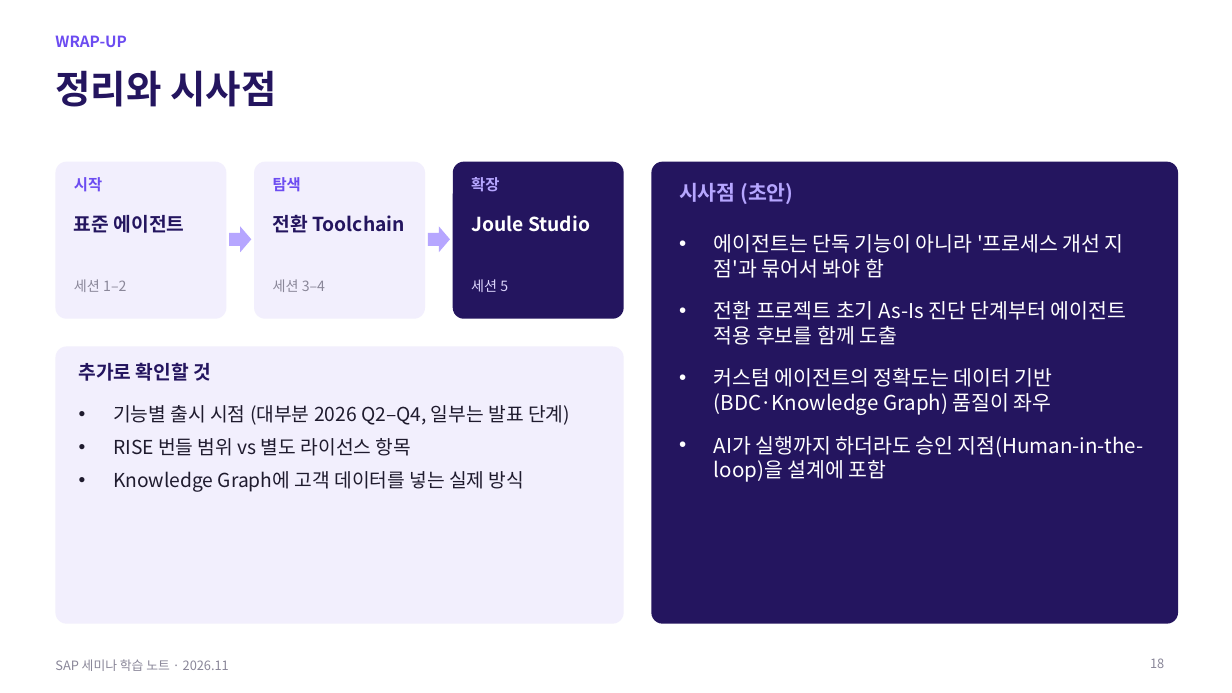
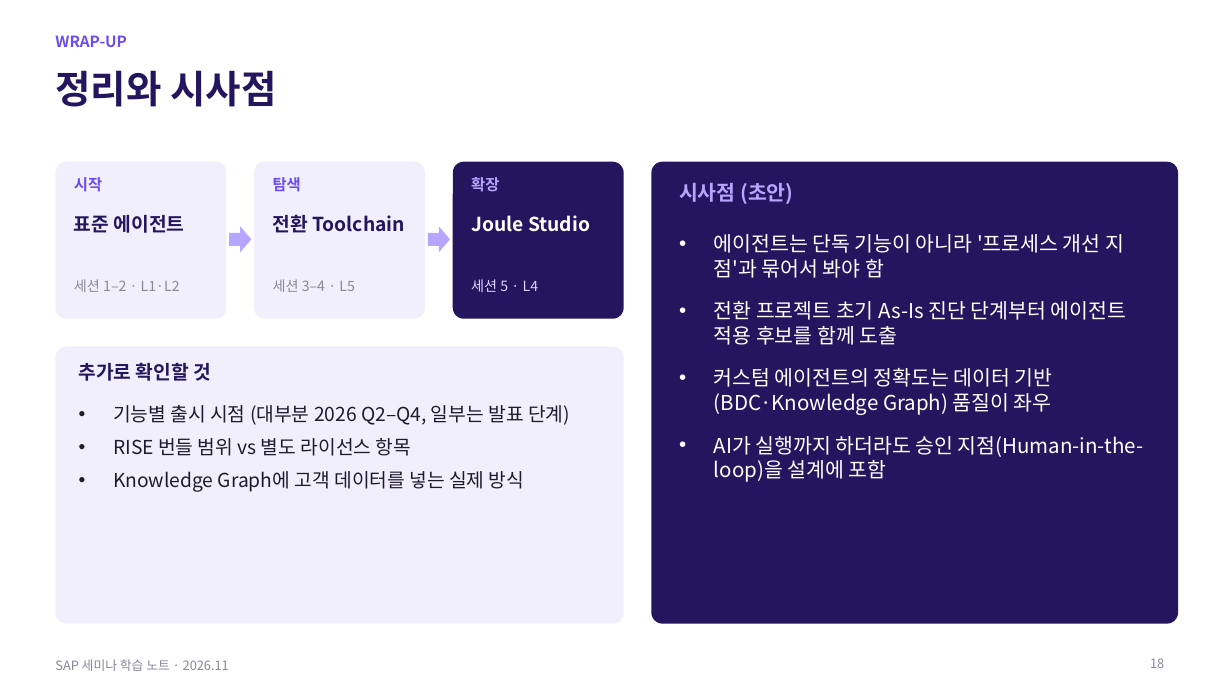
Before and after one commit to qhsghks9/qhsghks, a slide deck: slide 18 of SAP_Seminar_Notes.pptx. Drawn at 1232x693 pixels with LibreOffice and Linux fonts; fonts in the diff are those of the drawing. Boxes give left, top, right and bottom in pixels: in the first picture for what was removed or moved away, otherwise in the second. Text is boxed around its words. In the diff, an @@ line names an element or a change of style, - is before the commit and + after.

```diff
--- a/SAP_Seminar_Notes.pptx
+++ b/SAP_Seminar_Notes.pptx
@@ text at (74, 279, 180, 292): text changed @@
-세션 1–2
+세션 1–2 · L1·L2
@@ text at (273, 279, 354, 292): text changed @@
-세션 3–4
+세션 3–4 · L5
@@ text at (471, 279, 538, 292): text changed @@
-세션 5
+세션 5 · L4
```
Also in this commit, not shown: 7 other slides changed, 1 slide added, 1 slide removed.
